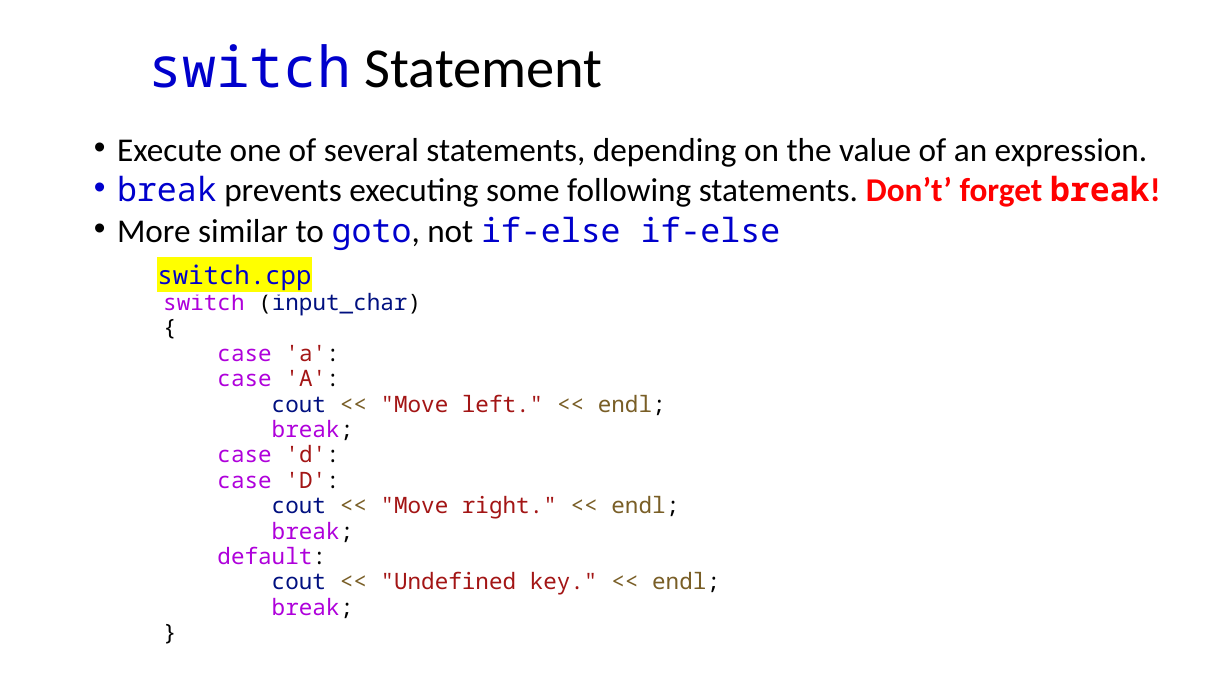
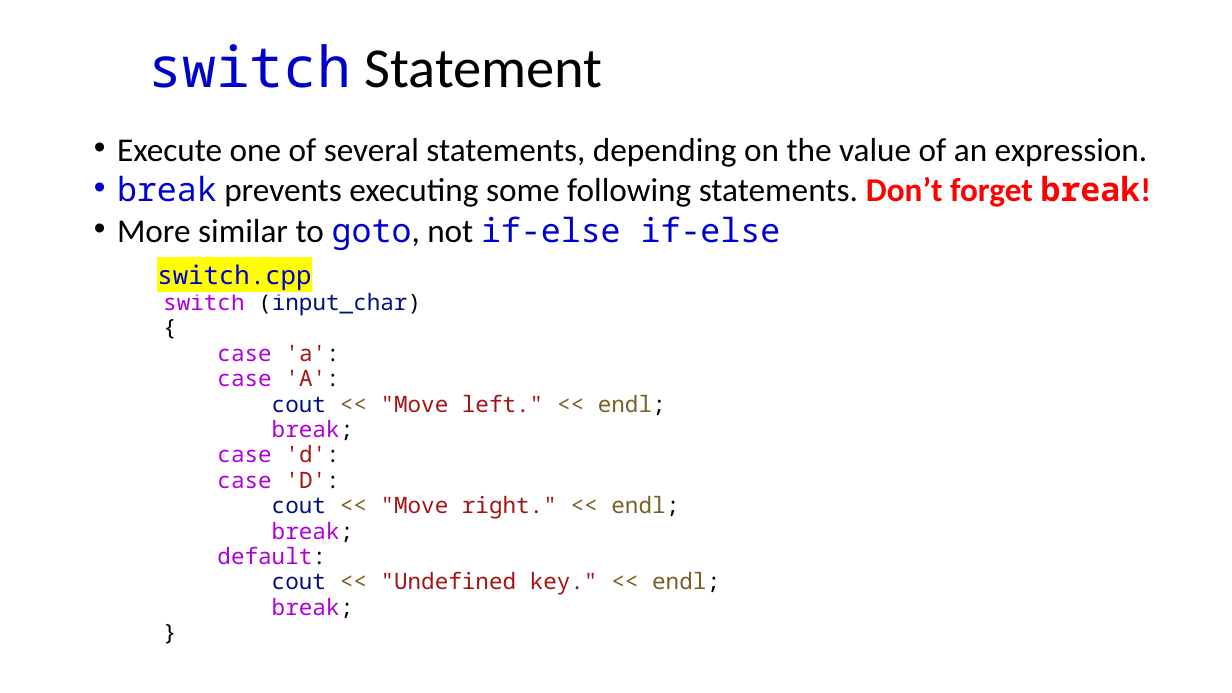
Before and after one commit to ShiqiYu/CPP, a slide deck: slide 28 of week03/Lecture03.pptx. Drawn at 1232x693 pixels with LibreOffice and Linux fonts; fonts in the diff are those of the drawing; background and template pictures are left out. Boxes give left, top, right and bottom in pixels: in the first picture for what was removed or moved away, otherwise in the second. Text is boxed around its words. In the diff, an @@ line names an element or a change of style, - is before the commit and + after.

Commit message:
typo

```diff
--- a/week03/Lecture03.pptx
+++ b/week03/Lecture03.pptx
@@ text at [117, 175, 1152, 207]: text changed @@
-• break prevents executing some following statements. Don’t’ forget break!
+• break prevents executing some following statements. Don’t forget break!
```
